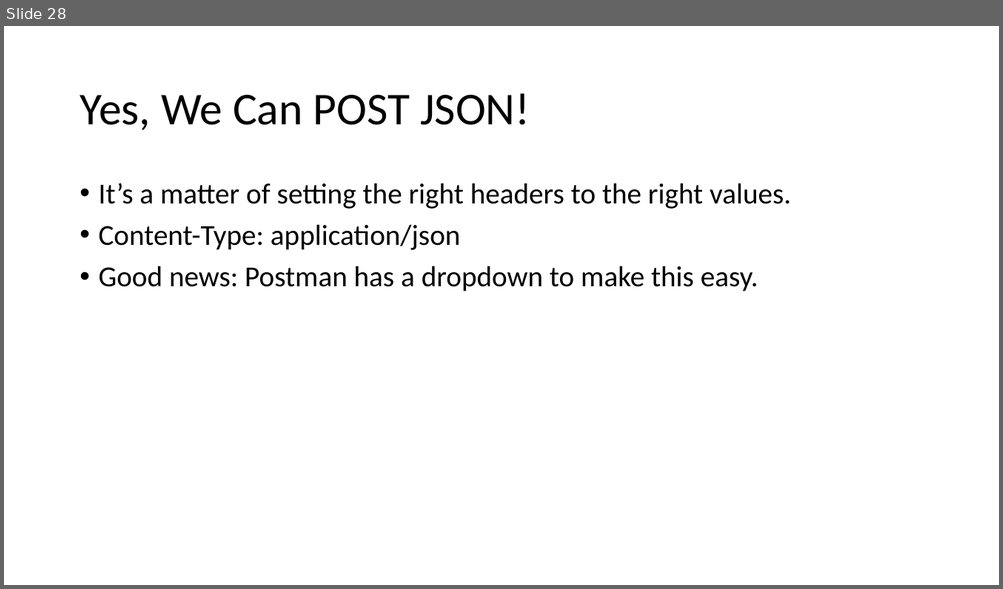
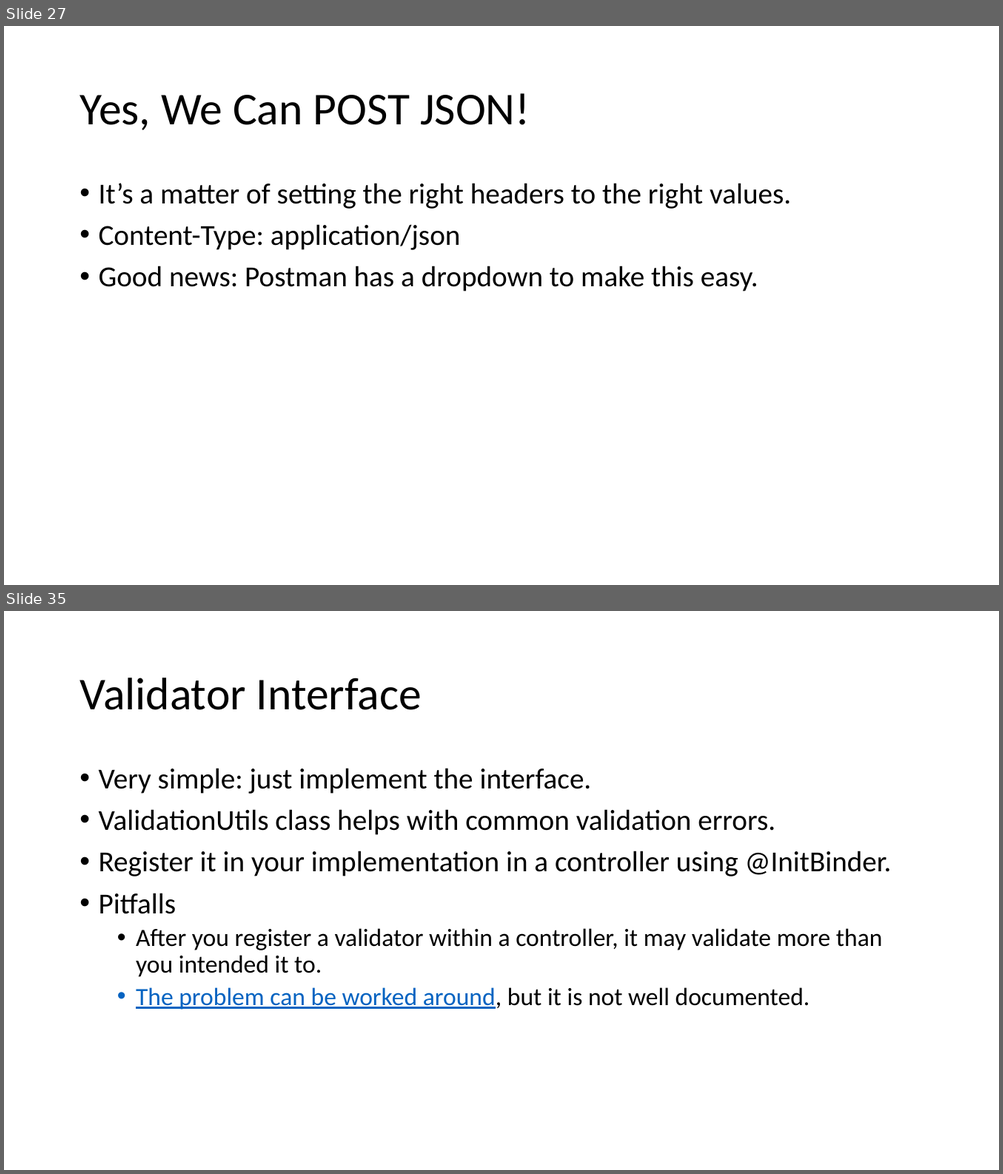
Before and after one commit to ryl/cybr406-2020, a slide deck: files/spring-boot-basics.pptx. Shown one above the other, each under a label of ours: slide 28 before the commit, slides 27 and 35 after it; the slides between them are not shown. The pictures are 1003x589 and 1003x1174 pixels, drawn with LibreOffice and Linux fonts; fonts in the diff are those of the drawing. Boxes give left, top, right and bottom in pixels: in the first picture for what was removed or moved away, otherwise in the second. Text is boxed around its words. In the diff, an @@ line names an element or a change of style, - is before the commit and + after.

```diff
--- a/files/spring-boot-basics.pptx
+++ b/files/spring-boot-basics.pptx
@@ slide 35 added at (4,611,999,1170), background #FFFFFF @@
@@ title added at (79,678,421,710), 44 pt, text #000000 @@
+Validator Interface
@@ text added at (99,768,891,1010), 28 pt, text #000000 @@
+• Very simple: just implement the interface.
+• ValidationUtils class helps with common validation errors.
+• Register it in your implementation in a controller using @InitBinder.
+• Pitfalls
+  • After you register a validator within a controller, it may validate more than you intended it to.
+  • The problem can be worked around, but it is not well documented.
@@ what was slide 28 is now slide 27 @@
```
Also in this commit, not shown: 1 slide changed, 8 other slides added.
